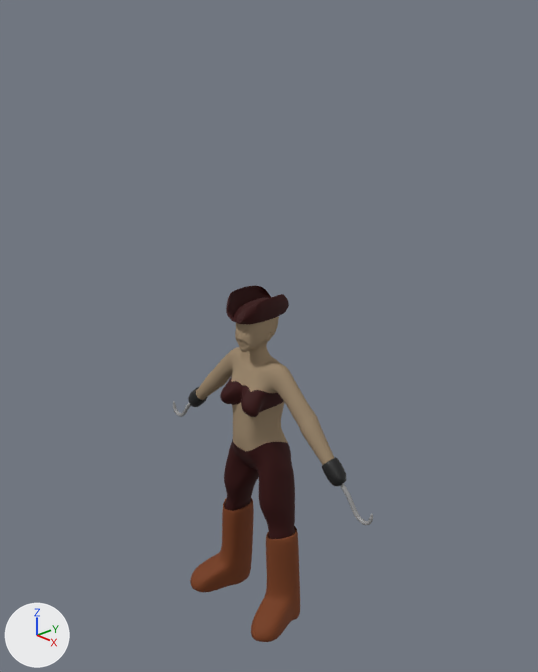
Two versions of the Blender file Jacob/pirate.blend, one commit apart.
One viewpoint serves both versions: a camera (50 mm lens) standing at (6.53, -5.87, 4.71) and looking at (0.06, 0.12, 1.1). The axes (+X, +Y, +Z) are drawn at lower left. The lights are the same throughout.

The first picture shows 'Pirate Body', 'Pirate Head', 'Pirate.Hat'.
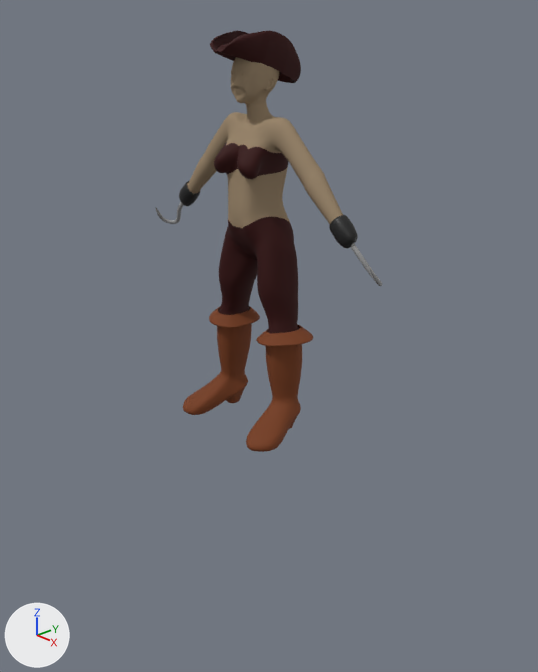
Commit message: Updated pirate

The change, as JSON lines over the scene's bpy script:
```json
{"block": "me_cube_001", "where": "# used by ob_pirate_body; location = (0.0, 0.0, 0.0); scale = (0.5, 1.0, 1.0)"}
{"op": "remove", "block": "me_cube_001", "code": "me_cube_001.from_pydata(...)  # 372 vertices, 346 faces; spans x 0.0..3.98, y -0.77..0.36, z -3.02..1.08"}
{"op": "add", "block": "me_cube_001", "code": "me_cube_001.from_pydata(...)  # 392 vertices, 366 faces; spans x 0.0..3.91, y -0.77..0.45, z -3.0..1.08"}
{"block": "me_cube_001", "change": "me_cube_001 part 1: 88 vertices moved from x 0.55..1.85, y -0.77..0.25, z -3.02..-1.59 to x 0.15..1.88, y -0.77..0.45, z -2.99..-1.59; 2 vertices removed from x 1.04..1.81, y -0.68..-0.53, z -2.75..-2.73; 22 vertices added at x 0.68..1.77, y -0.68..0.15, z -3.0..-2.46"}
{"block": "me_cube_001", "change": "me_cube_001 part 2: 20 vertices moved from x 3.41..3.98, y -0.02..0.03, z -0.78..-0.54 to x 3.43..3.91, y -0.19..0.14, z -0.79..-0.49"}
{"block": "me_roundcube_005", "where": "# used by ob_pirate_hat; location = (0.0, 0.0, -0.02)"}
{"op": "remove", "block": "me_roundcube_005", "code": "me_roundcube_005.from_pydata(...)  # 358 vertices, 355 faces, 1 loose edge; spans x -0.002..0.291, y -0.41..0.421, z 1.417..1.741"}
{"op": "add", "block": "me_roundcube_005", "code": "me_roundcube_005.from_pydata(...)  # 358 vertices, 355 faces, 1 loose edge; spans x -0.002..0.291, y -0.568..0.532, z 1.111..1.696"}
{"block": "me_roundcube_005", "change": "me_roundcube_005 part 3: 358 of 358 vertices moved; they spanned x -0.002..0.291, y -0.41..0.421, z 1.417..1.741 and now span x -0.002..0.291, y -0.568..0.532, z 1.111..1.696; mean shift (0.0, 0.068, -0.115); largest move (0.19, 0.271, 1.659) -> (0.19, 0.458, 1.364)"}
{"op": "set", "path": "ob_pirate_body.location", "old": "(0.0, 0.0, 0.0)", "new": "(0.0, 0.0, 2.99)"}
{"op": "set", "path": "ob_pirate_head.location", "old": "(0.0, 0.0, -0.04)", "new": "(0.0, 0.0, 2.95)"}
{"op": "set", "path": "ob_pirate_hat.location", "old": "(0.0, 0.0, -0.02)", "new": "(0.0, 0.0, 3.03)"}
```

Location of each change, [x1, y1, x2, y2] in pixels of the pictures (538 x 672 px; the box of a moved part takes in the faces that stretch with it):
```json
{"object": "Pirate Body", "change": "reshaped, moved", "before": [173, 347, 373, 642], "after": [156, 101, 382, 452], "on screen": "13% wider, 19% taller"}
{"object": "Pirate.Hat", "change": "reshaped, moved", "before": [226, 286, 289, 325], "after": [210, 30, 301, 83], "on screen": "44% wider, 35% taller"}
{"object": "Pirate Head", "change": "moved", "before": [235, 316, 279, 353], "after": [231, 57, 279, 108]}
{"part": 1, "of": "me_cube_001", "change": "moved or reshaped", "before": [190, 498, 300, 642], "after": [183, 306, 313, 452]}
{"part": 2, "of": "me_cube_001", "change": "moved or reshaped", "before": [173, 401, 373, 525], "after": [156, 208, 382, 286]}
```
